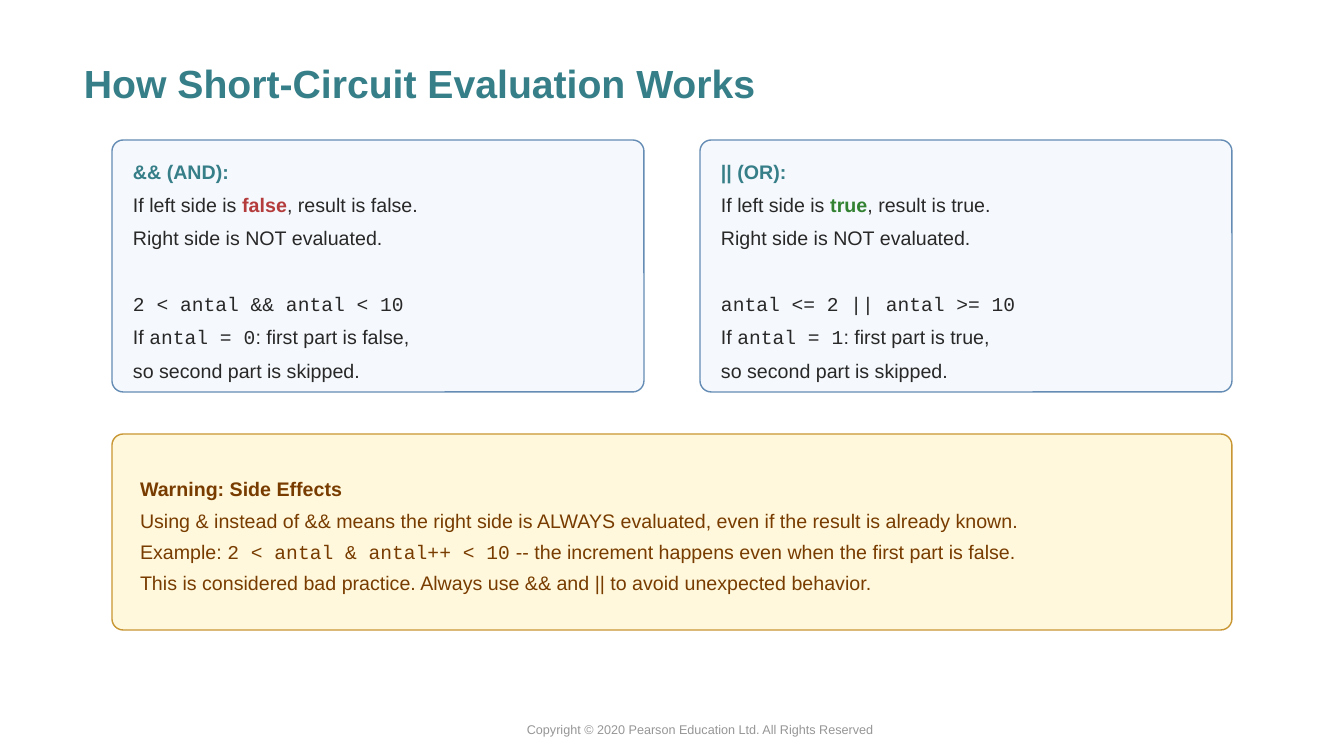
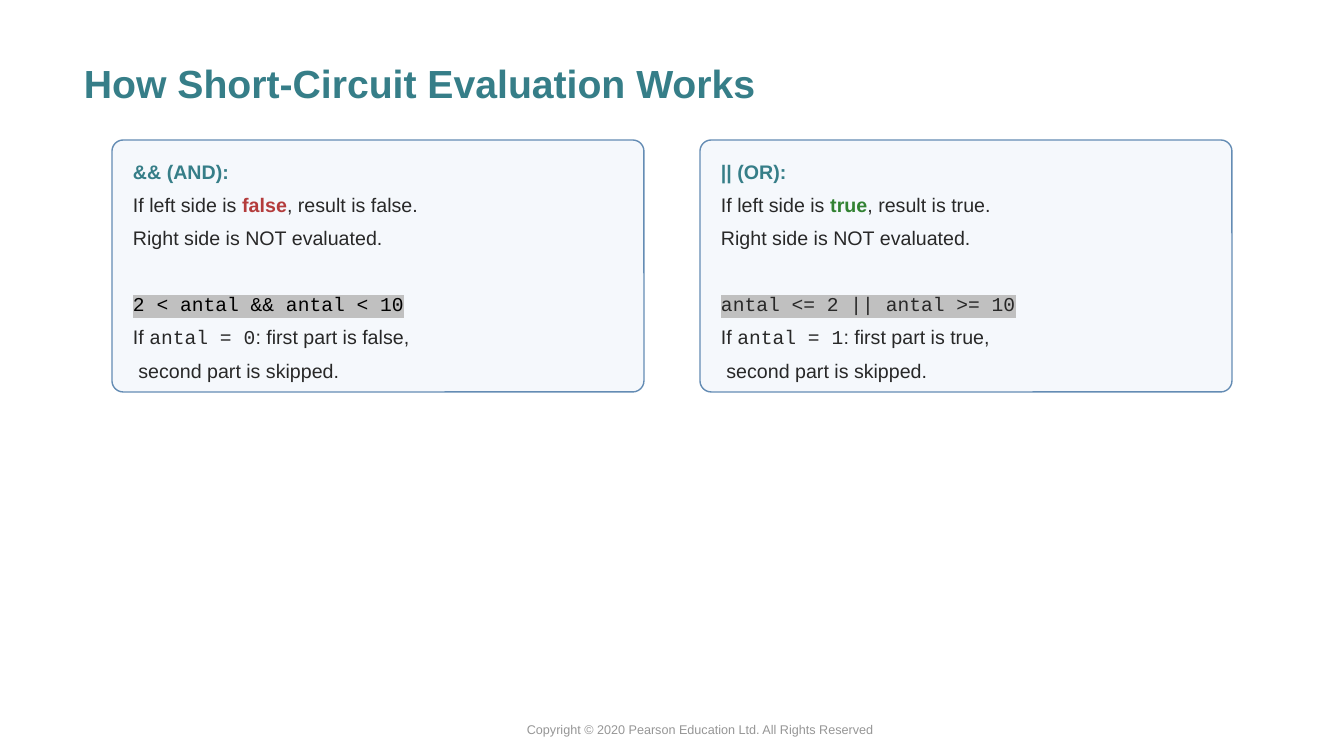
Before and after one commit to xiaoleibi/DMU26, a slide deck: slide 9 of ppt/Uge39_Selection.pptx. Drawn at 1344x756 pixels with LibreOffice and Linux fonts; fonts in the diff are those of the drawing. Boxes give left, top, right and bottom in pixels: in the first picture for what was removed or moved away, otherwise in the second. Text is boxed around its words. In the diff, an @@ line names an element or a change of style, - is before the commit and + after.

```diff
--- a/ppt/Uge39_Selection.pptx
+++ b/ppt/Uge39_Selection.pptx
@@ text at bbox=[133, 297, 404, 311]: text colour #282828 to #000000, highlight none to #C0C0C0 in "2 < antal && antal < 10" @@
@@ text at bbox=[721, 297, 1016, 311]: highlight none to #C0C0C0 in "antal <= 2 || antal >= 10" @@
@@ text at bbox=[138, 363, 339, 382]: text changed @@
-so second part is skipped.
+second part is skipped.
@@ text at bbox=[726, 363, 927, 382]: text changed @@
-so second part is skipped.
+second part is skipped.
@@ rounded rectangle removed at bbox=[112, 435, 1232, 630] @@
@@ text removed at bbox=[140, 481, 1018, 594] @@
-Warning: Side Effects
-Using & instead of && means the right side is ALWAYS evaluated, even if the result is already known.
-Example: 2 < antal & antal++ < 10 -- the increment happens even when the first part is false.
-This is considered bad practice. Always use && and || to avoid unexpected behavior.
```
Also in this commit, not shown: 14 other slides changed, 3 slides added, 7 slides removed.
